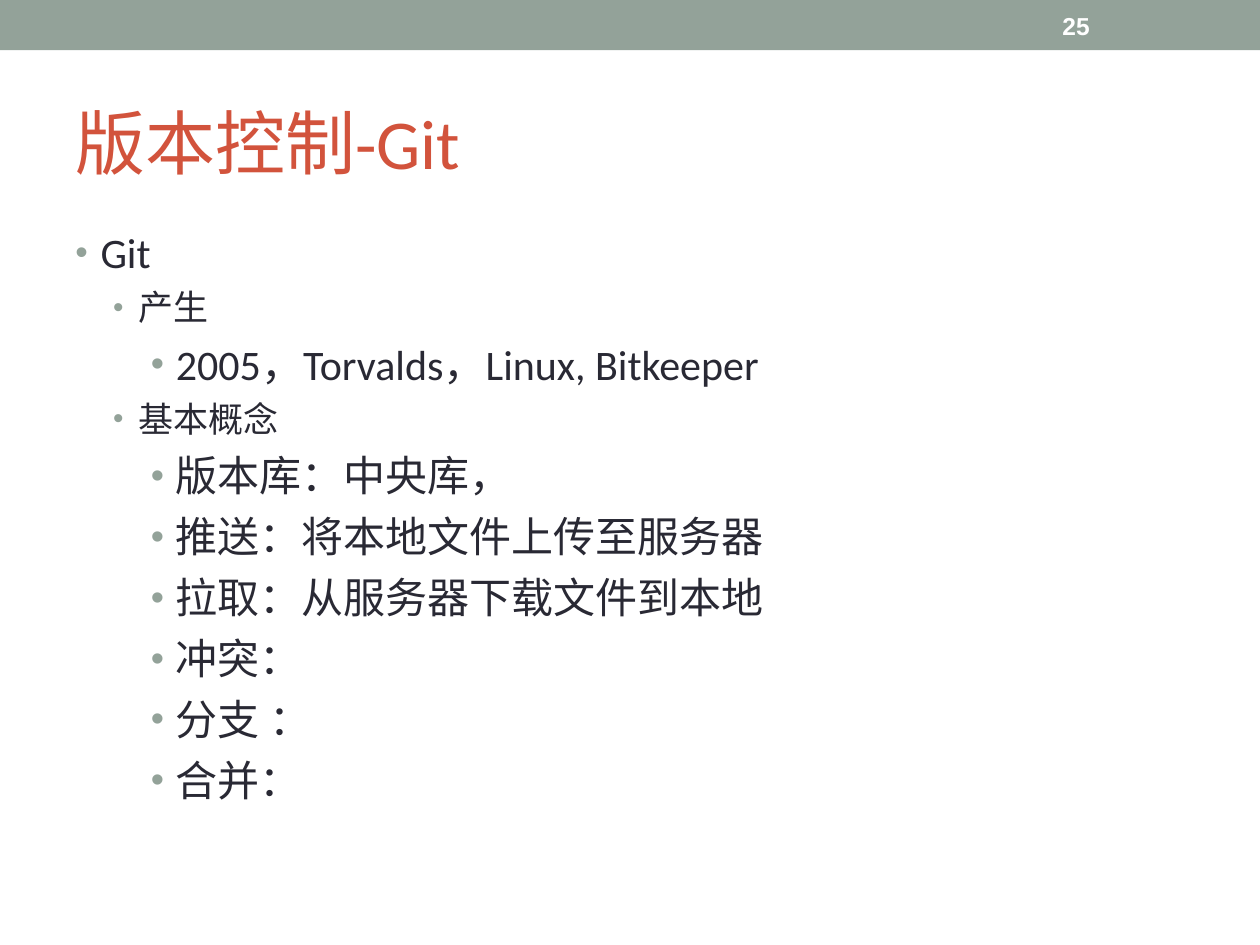
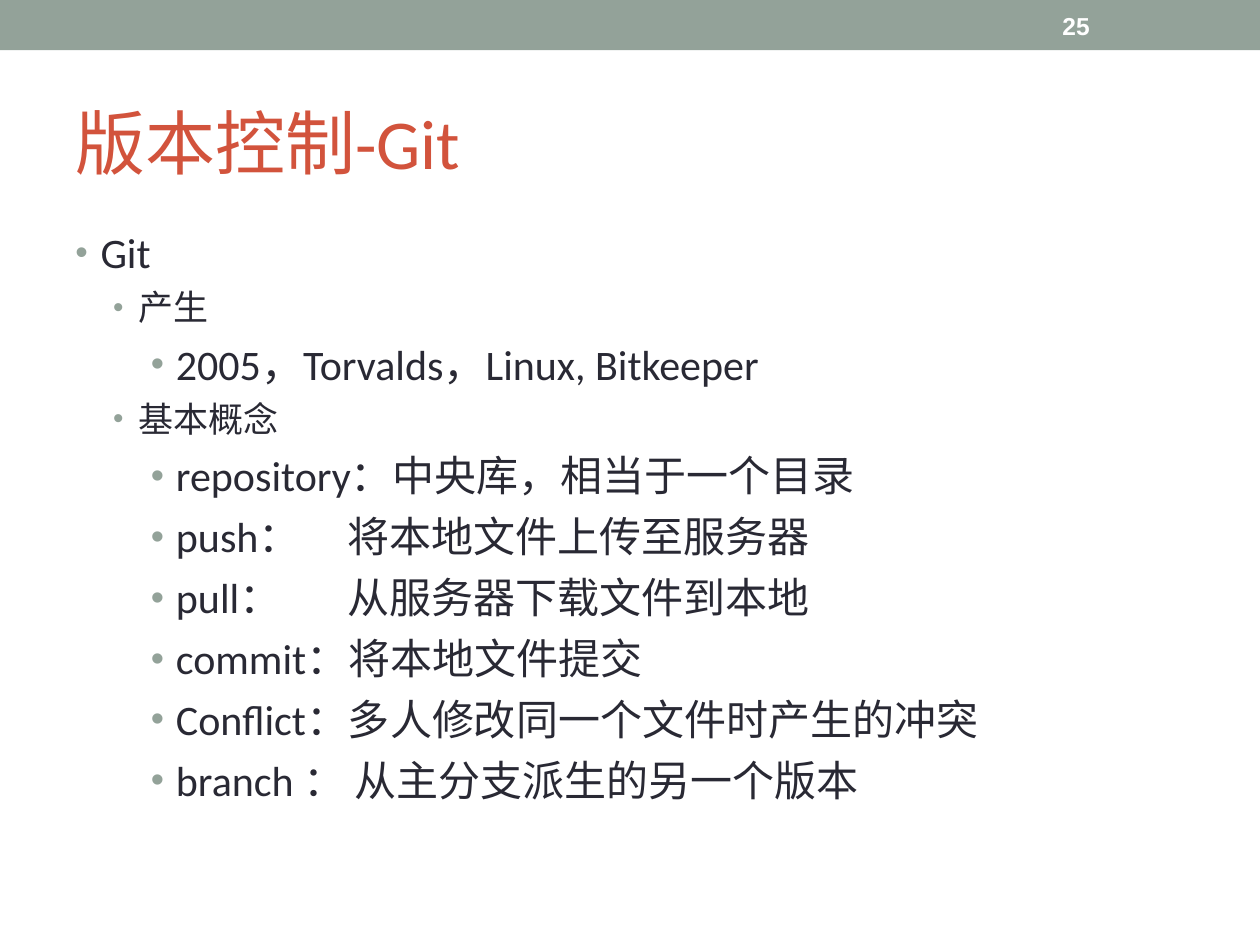
Before and after one commit to Lyon-NEU/Git, a slide deck: slide 25 of git.ppt. Drawn at 1260x945 pixels with LibreOffice and Linux fonts; fonts in the diff are those of the drawing. Boxes give left, top, right and bottom in pixels: in the first picture for what was removed or moved away, otherwise in the second. Text is boxed around its words. In the diff, an @@ line names an element or a change of style, - is before the commit and + after.

Commit message:
0.1

```diff
--- a/git.ppt
+++ b/git.ppt
@@ text at bbox=[176, 457, 978, 800]: text changed @@
-    • 版本库：中央库，
-    • 推送：将本地文件上传至服务器
-    • 拉取：从服务器下载文件到本地
-    • 冲突：
-    • 分支 ：
-    • 合并：
+    • repository：中央库，相当于一个目录
+    • push： 将本地文件上传至服务器
+    • pull： 从服务器下载文件到本地
+    • commit：将本地文件提交
+    • Conflict：多人修改同一个文件时产生的冲突
+    • branch ： 从主分支派生的另一个版本
```
Also in this commit, not shown: 13 other slides changed, 1 slide added, 1 slide removed.
